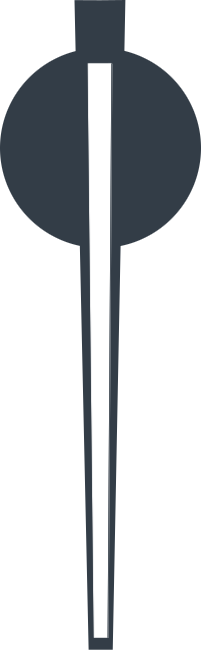
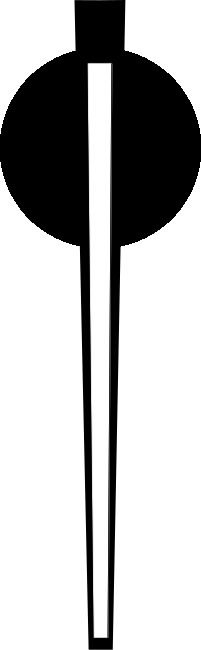
The second 201 x 650 image is a revision of the first. Changes to its layers:
painted on "needle" over [74, 0, 126, 650]
painted on "circle" over [0, 48, 201, 248]
